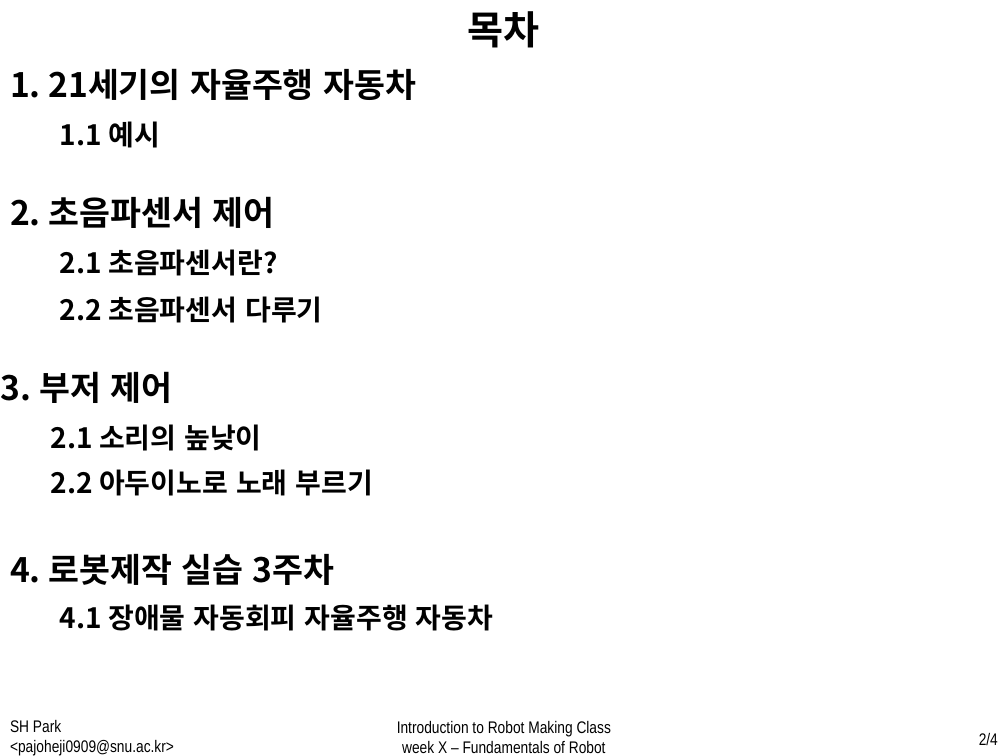
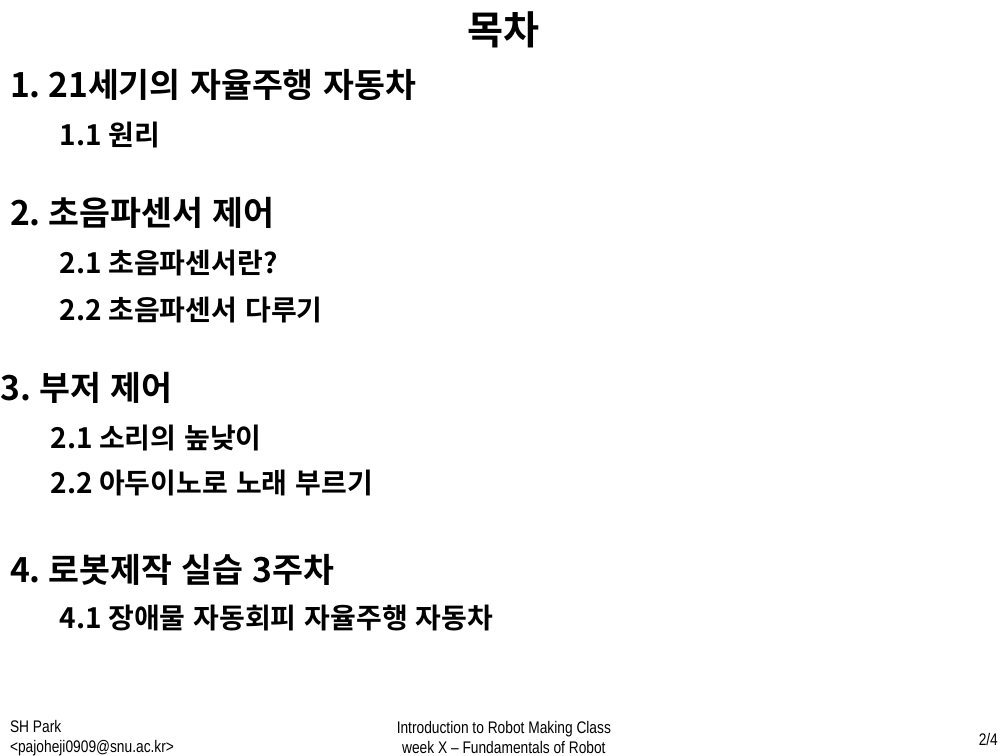
Before and after one commit to WhenTheyCry96/RobotTutorial, a slide deck: slide 2 of PPT/week3.pptx. Drawn at 1008x756 pixels with LibreOffice and Linux fonts; fonts in the diff are those of the drawing. Boxes give left, top, right and bottom in pixels: in the first picture for what was removed or moved away, otherwise in the second. Text is boxed around its words. In the diff, an @@ line names an element or a change of style, - is before the commit and + after.

```diff
--- a/PPT/week3.pptx
+++ b/PPT/week3.pptx
@@ text at bbox=[60, 121, 160, 148]: text changed @@
-1.1 예시
+1.1 원리
```
Also in this commit, not shown: 1 other slide changed, 11 slides added, 4 other files.
